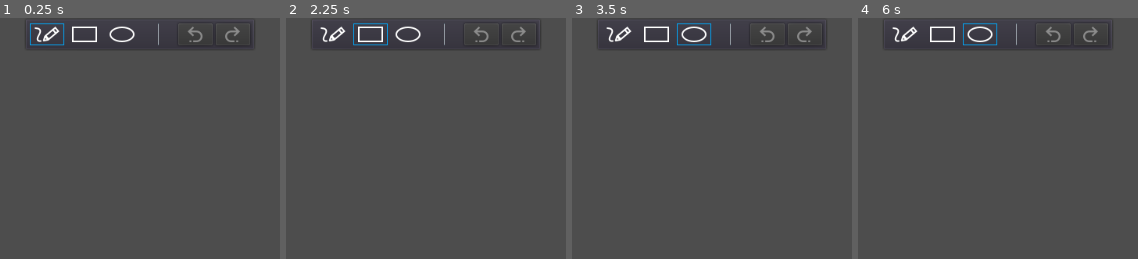
Above: before the commit, frames 1-4 (left to right).
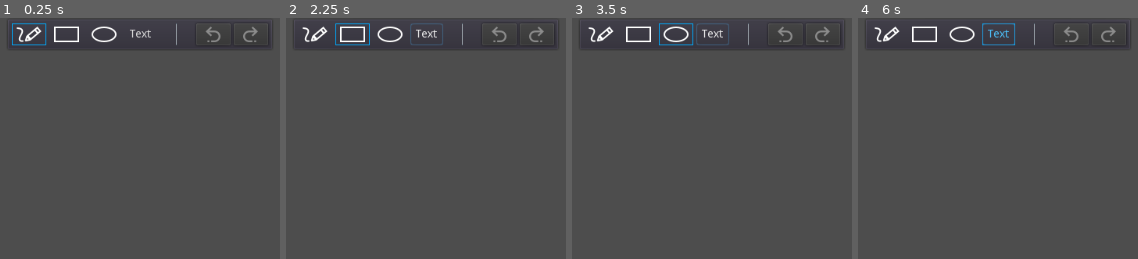
Above: after the commit, the same moments.

Repository: gilzoide/draw-over
Game: Godot game, scene res://main.tscn
Same seed, same stepped clock (60 frames per second), same inputs: the game is played once before the commit and once after it.
Inputs (mouse positions are in pixels of both pictures, inside the frame that each line leads up to; where the layout moved, square brackets give the same spot in the first picture):
- Up to frame 1 (0.25 s): no input
- Up to frame 2 (2.25 s): click (426, 34) at 0.5 s, where only the run after the commit has a clickable "Text"; click (314, 34) [333, 34] at 1.25 s; click (353, 34) [370, 34] at 2 s
- Up to frame 3 (3.5 s): click (675, 34) [695, 34] at 2.75 s
- Up to frame 4 (6 s): click (886, 34) [905, 34] at 3.5 s; click (925, 34) [942, 34] at 4.25 s; click (961, 34) [981, 34] at 5 s; click (998, 34) at 5.75 s, where only the run after the commit has a clickable "Text"

The runs differ from the first frame. In frame 1, 2.3% of the frame differs, in the area x 4-97%, y 1-13%; in frame 2, 2.4%, in the area x 5-97%, y 1-13%; in frame 3, 2.4%; in frame 4, 2.3%.

Commit message:
Add text format with barebones editing capabilities

Diff:
--- a/src/drawing/draw_item.gd
+++ b/src/drawing/draw_item.gd
@@ -11,6 +11,7 @@
 	PENCIL,
 	RECTANGLE,
 	ELLIPSE,
+	TEXT,
 }
 
 const Brush = preload("res://brush/brush.gd")
--- /dev/null
+++ b/src/drawing/draw_item_text.gd
@@ -0,0 +1,85 @@
+# Copyright (c) 2021 Gil Barbosa Reis.
+#
+# This file is part of Draw Over: https://github.com/gilzoide/draw-over
+#
+# This Source Code Form is subject to the terms of the Mozilla Public
+# License, v. 2.0. If a copy of the MPL was not distributed with this
+# file, You can obtain one at https://mozilla.org/MPL/2.0/.
+extends "res://drawing/draw_item.gd"
+
+var lines: PoolStringArray
+
+var _font: Font
+var _ascent: float
+var _line_height: float
+var _previous_focused: Control
+
+
+func _ready() -> void:
+	lines.append("")
+	_refresh_font()
+	_previous_focused = get_focus_owner()
+	focus_mode = Control.FOCUS_ALL
+	grab_focus()
+
+
+func _notification(what: int) -> void:
+	if what == NOTIFICATION_THEME_CHANGED:
+		_refresh_font()
+
+
+func _draw() -> void:
+	var position = Vector2(0, _ascent)
+	for line in lines:
+		draw_string(_font, position, line, color)
+		position.y += _line_height
+	if has_focus():
+		var last_line_size = _font.get_string_size(_get_last_line())
+		var caret_origin = Vector2(last_line_size.x + 2, position.y - _line_height)
+		var caret_end = caret_origin - Vector2(0, _ascent)
+		draw_line(caret_origin, caret_end, color)
+
+
+func _gui_input(event: InputEvent) -> void:
+	if event.is_action_pressed("ui_cancel") or event is InputEventMouseButton:
+		_return_focus()
+	elif event is InputEventKey and event.is_pressed():
+		if event.scancode == KEY_BACKSPACE:
+			var last_line = _get_last_line()
+			var size = last_line.length()
+			if size > 0:
+				_update_last_line(last_line.left(size - 1))
+				update()
+			elif lines.size() > 1:
+				lines.remove(lines.size() - 1)
+				update()
+		elif event.scancode == KEY_ENTER or event.scancode == KEY_KP_ENTER:
+			lines.append("")
+			update()
+		else:
+			var c = char(event.unicode)
+			if not c.empty():
+				_update_last_line(_get_last_line() + c)
+				update()
+
+
+func _refresh_font() -> void:
+	_font = get_font("font", "Label")
+	_ascent = _font.get_ascent()
+	_line_height = _font.get_height()
+
+
+func _get_last_line() -> String:
+	return lines[lines.size() - 1]
+
+
+func _update_last_line(value: String) -> void:
+	lines[lines.size() - 1] = value
+
+
+func _return_focus() -> void:
+	if _previous_focused:
+		_previous_focused.grab_focus()
+	else:
+		release_focus()
+	focus_mode = Control.FOCUS_NONE
--- a/src/main.gd
+++ b/src/main.gd
@@ -19,10 +19,12 @@
 const DrawItemPencil = preload("res://drawing/draw_item_pencil.gd")
 const DrawItemRectangle = preload("res://drawing/draw_item_rectangle.gd")
 const DrawItemEllipse = preload("res://drawing/draw_item_ellipse.gd")
+const DrawItemText = preload("res://drawing/draw_item_text.gd")
 var DRAW_ITEM_PER_FORMAT = [
 	DrawItemPencil,
 	DrawItemRectangle,
 	DrawItemEllipse,
+	DrawItemText,
 ]
 
 export(Resource) var brush = preload("res://main_brush.tres")
@@ -68,6 +70,8 @@
 		_toolbar.set_current(DrawItem.Format.RECTANGLE)
 	elif event.is_action_pressed("format_ellipse"):
 		_toolbar.set_current(DrawItem.Format.ELLIPSE)
+	elif event.is_action_pressed("format_text"):
+		_toolbar.set_current(DrawItem.Format.TEXT)
 	elif event.is_action_pressed("redo"):
 		# NOTE: is_action_pressed("undo") returns true for Shift+Control+Z,
 		# so "redo" must be handled before "undo"
--- a/src/main.tscn
+++ b/src/main.tscn
@@ -34,8 +34,8 @@
 [node name="Toolbar" type="PanelContainer" parent="."]
 anchor_left = 0.5
 anchor_right = 0.5
-margin_left = -148.0
-margin_right = 148.0
+margin_left = -171.0
+margin_right = 171.0
 margin_bottom = 42.0
 script = ExtResource( 6 )
 __meta__ = {
@@ -45,7 +45,7 @@
 [node name="HBoxContainer" type="HBoxContainer" parent="Toolbar"]
 margin_left = 7.0
 margin_top = 7.0
-margin_right = 289.0
+margin_right = 335.0
 margin_bottom = 35.0
 theme = ExtResource( 5 )
 
@@ -82,15 +82,26 @@
 group = ExtResource( 7 )
 icon = ExtResource( 4 )
 
-[node name="VSeparator" type="VSeparator" parent="Toolbar/HBoxContainer"]
+[node name="TextButton" type="Button" parent="Toolbar/HBoxContainer"]
 margin_left = 144.0
 margin_right = 186.0
 margin_bottom = 28.0
 rect_min_size = Vector2( 42, 0 )
+hint_tooltip = "(T)
+Text tool."
+toggle_mode = true
+group = ExtResource( 7 )
+text = "Text"
+
+[node name="VSeparator" type="VSeparator" parent="Toolbar/HBoxContainer"]
+margin_left = 190.0
+margin_right = 232.0
+margin_bottom = 28.0
+rect_min_size = Vector2( 42, 0 )
 
 [node name="UndoButton" type="Button" parent="Toolbar/HBoxContainer"]
-margin_left = 190.0
-margin_right = 234.0
+margin_left = 236.0
+margin_right = 280.0
 margin_bottom = 28.0
 hint_tooltip = "(Control+Z)
 Undo last drawing operation."
@@ -98,8 +109,8 @@
 icon = ExtResource( 11 )
 
 [node name="RedoButton" type="Button" parent="Toolbar/HBoxContainer"]
-margin_left = 238.0
-margin_right = 282.0
+margin_left = 284.0
+margin_right = 328.0
 margin_bottom = 28.0
 hint_tooltip = "(Control+Shift+Z)
 Redo last drawing operation."
--- a/src/project.godot
+++ b/src/project.godot
@@ -66,6 +66,11 @@
 "events": [ Object(InputEventKey,"resource_local_to_scene":false,"resource_name":"","device":0,"alt":false,"shift":false,"control":false,"meta":false,"command":false,"pressed":false,"scancode":69,"unicode":0,"echo":false,"script":null)
  ]
 }
+format_text={
+"deadzone": 0.5,
+"events": [ Object(InputEventKey,"resource_local_to_scene":false,"resource_name":"","device":0,"alt":false,"shift":false,"control":false,"meta":false,"command":false,"pressed":false,"scancode":84,"unicode":0,"echo":false,"script":null)
+ ]
+}
 undo={
 "deadzone": 0.5,
 "events": [ Object(InputEventKey,"resource_local_to_scene":false,"resource_name":"","device":0,"alt":false,"shift":false,"control":true,"meta":false,"command":true,"pressed":false,"scancode":90,"unicode":0,"echo":false,"script":null)
